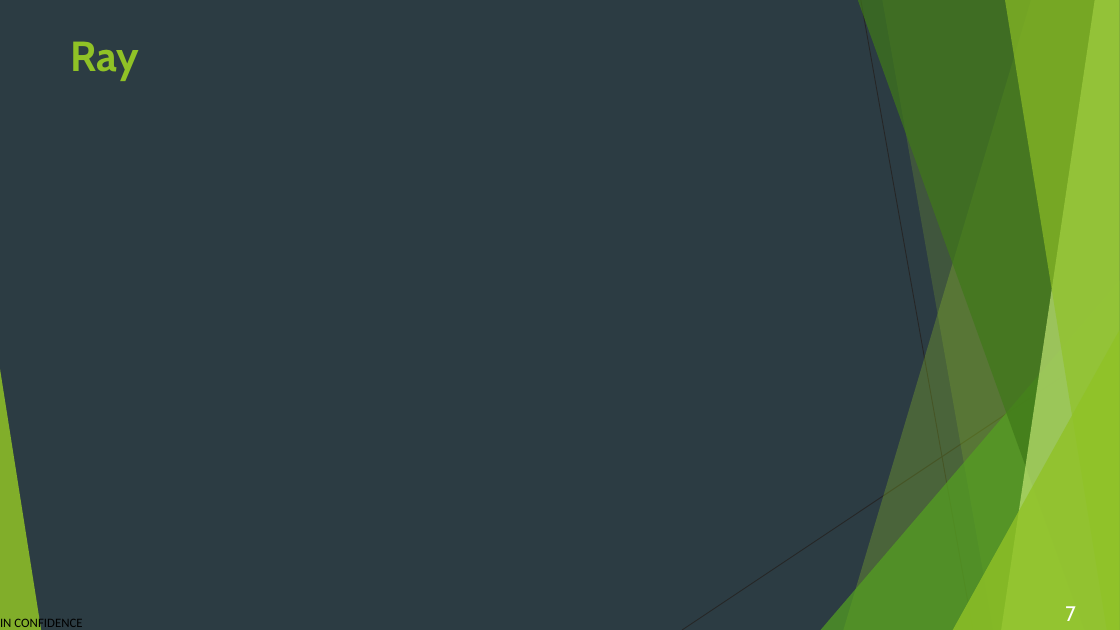
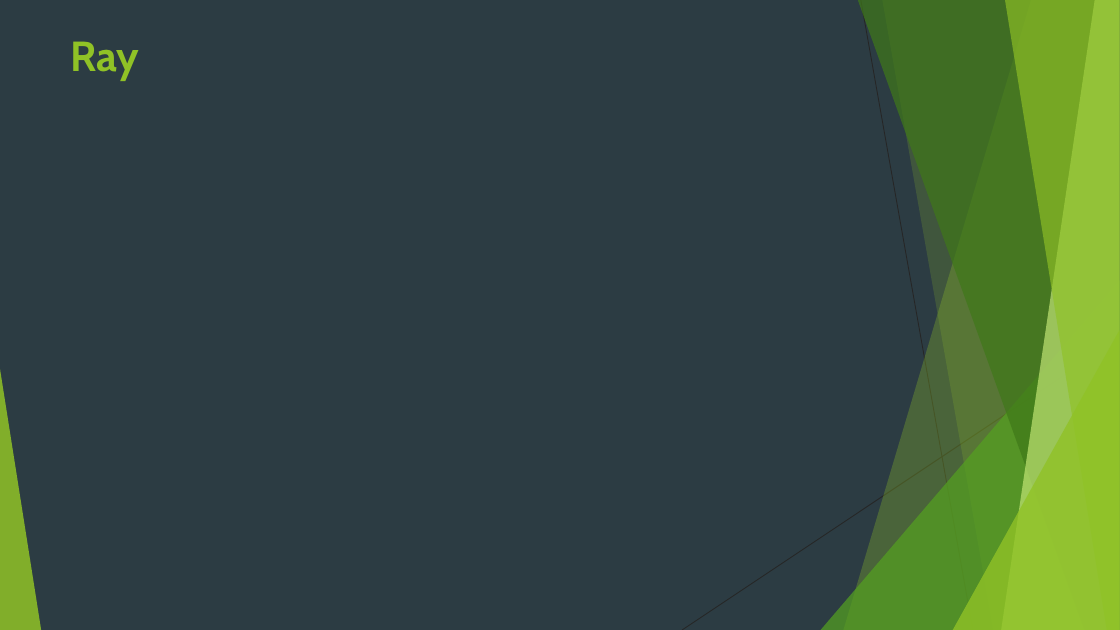
Before and after one commit to JBris/ml_pipeline, a slide deck: slide 14 of resources/ml_pipeline.pptx (slide 7 before the commit). Drawn at 1120x630 pixels with LibreOffice and Linux fonts; fonts in the diff are those of the drawing; background and template pictures are left out. Boxes give left, top, right and bottom in pixels: in the first picture for what was removed or moved away, otherwise in the second. Text is boxed around its words. In the diff, an @@ line names an element or a change of style, - is before the commit and + after.

```diff
--- a/resources/ml_pipeline.pptx
+++ b/resources/ml_pipeline.pptx
@@ text removed at (x1=0, y1=616, x2=82, y2=630) @@
-IN CONFIDENCE
@@ page number removed at (x1=1065, y1=606, x2=1076, y2=621) @@
-7
```
Also in this commit, not shown: 5 other slides changed, 11 slides added, 4 slides removed, 7 other files.
